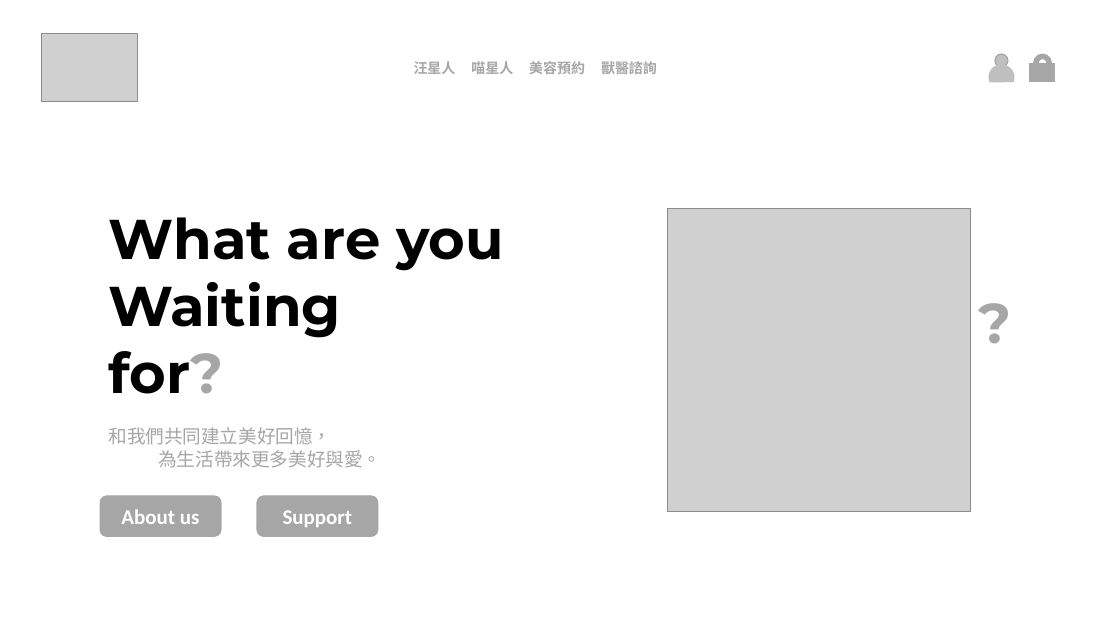
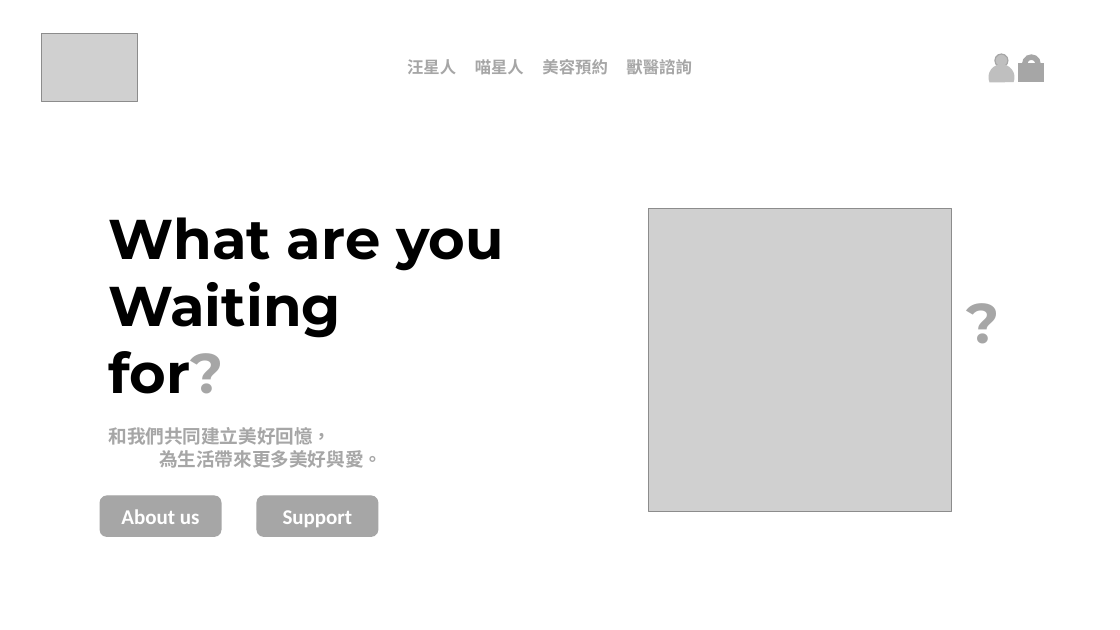
Before and after one commit to gnshiun/WebProject, a slide deck: slide 2 of 01_document/01_home_idea/home_idea_shiun.pptx. Drawn at 1120x630 pixels with LibreOffice and Linux fonts; fonts in the diff are those of the drawing; grey boxes stand for pictures. Boxes give left, top, right and bottom in pixels: in the first picture for what was removed or moved away, otherwise in the second. Text is boxed around its words. In the diff, an @@ line names an element or a change of style, - is before the commit and + after.

```diff
--- a/01_document/01_home_idea/home_idea_shiun.pptx
+++ b/01_document/01_home_idea/home_idea_shiun.pptx
@@ text "汪星人 喵星人 美容預約 獸醫諮詢" at <box>407,59,691,75</box>: size 12 to 14 pt @@
@@ 1 text, 1 rectangle, 1 arch (boxed as its full ring): place and size @@
-1 text, 1 rectangle, 1 arch (boxed as its full ring) at <box>970,54,1055,360</box>
+1 text, 1 rectangle, 1 arch (boxed as its full ring) at <box>959,55,1044,360</box>
@@ picture: place and size @@
-picture at <box>668,208,971,512</box>
+picture at <box>649,208,952,512</box>
@@ text "和我們共同建立美好回憶，" at <box>108,427,382,468</box>: font Noto Sans CJK SC to Noto Sans CJK TC, bold on @@
```
Also in this commit, not shown: 1 other slide changed, 1 slide added, 5 other files.
